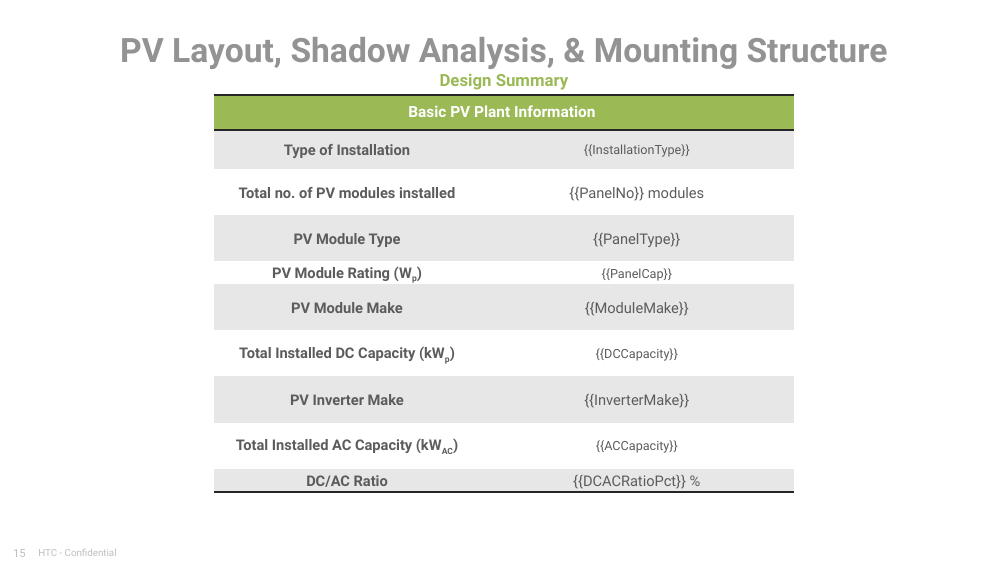
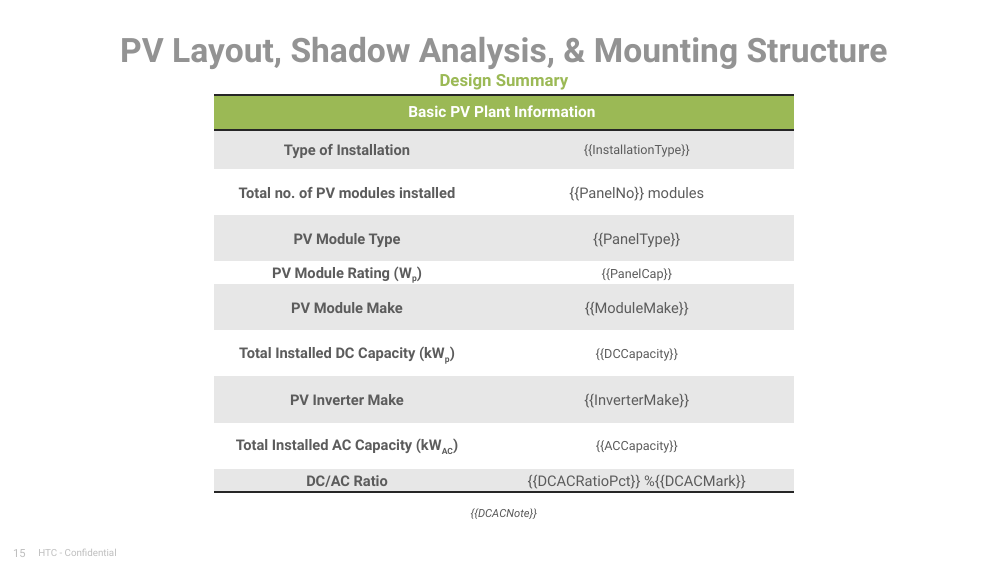
Before and after one commit to MohammedAlLawati/pv-toolkit, a slide deck: slide 15 of web/templates/offer_deck.pptx. Drawn at 1008x567 pixels with LibreOffice and Linux fonts; fonts in the diff are those of the drawing. Boxes give left, top, right and bottom in pixels: in the first picture for what was removed or moved away, otherwise in the second. Text is boxed around its words. In the diff, an @@ line names an element or a change of style, - is before the commit and + after.

```diff
--- a/web/templates/offer_deck.pptx
+++ b/web/templates/offer_deck.pptx
@@ table at bbox=[214, 95, 793, 493] @@
-row 10, column 2: {{DCACRatioPct}} %
+row 10, column 2: {{DCACRatioPct}} %{{DCACMark}}
@@ text added at bbox=[471, 508, 537, 519], 8 pt, text #595959, italic @@
+{{DCACNote}}
```
Also in this commit, not shown: 7 other files.
